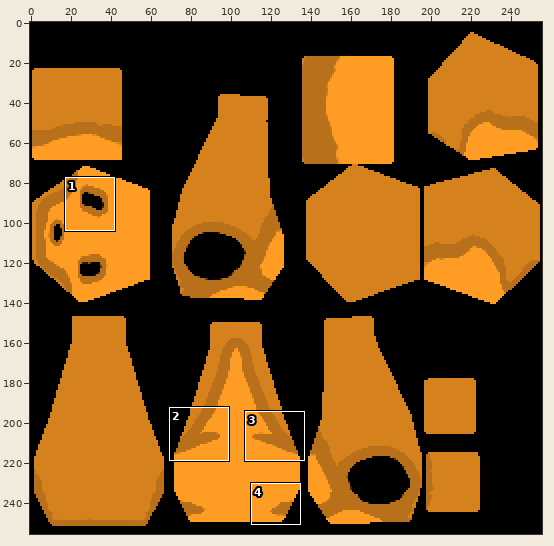
Sprite sheet -- blender_adeleheart/player/player_player_texture.png. The first picture is a wide view before the edit; the outline marks the close-up.
Close-up. Before:
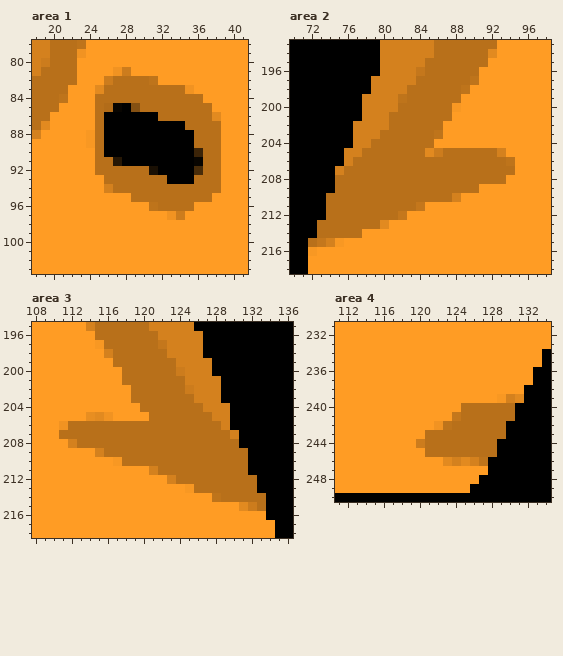
The file is 256x256 pixels. Colours within 5 levels of each other are drawn and written as one. Shown: area 1: x 18..41, y 78..103; area 2: x 70..98, y 193..218; area 3: x 108..136, y 195..218; area 4: x 111..134, y 231..250. The commit also changed other parts of the picture, which this record leaves out.
The result:
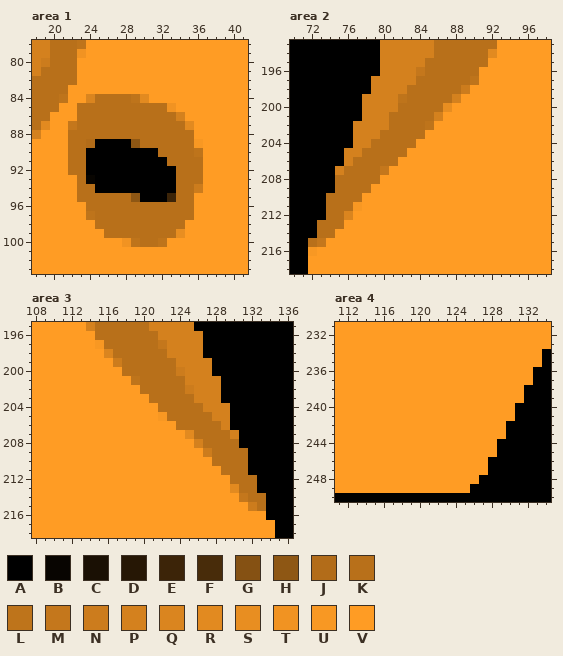
Palette (. is transparent): A #000000  B #080501  C #1a1004  D #261705  E #3c2408  F #482c0a  G #855113  H #8e5714  J #b26c19  K #b8701a  L #be741b  M #c4771c  N #cc7c1d  P #d4811e  Q #da851f  R #e28a20  S #e88e21  T #f19322  U #f89823  V #ff9c24
Difference:
Changed rows in their new state; - is an unchanged pixel.
Area 1:
first column x 22:
 81 -----VV----------
 82 ----VVVVVV-------
 83 ---VVVVVVVVVVV---
 84 --Q----LRVVVVVV--
 85 -KK-KKKK---TVVVV-
 86 -KK-KKKKKK--PVVVV
 87 MKK-KKKKKKKKKRVVV
 88 KKK-KKKKKKKKKKVVV
 89 KKJA---HKKKKKKUVV
 90 KKAA------KKKKLVV
 91 KKAAAA-----KKKKVV
 92 KKAAAAAAAA--KKKVV
 93 -KBAAAAAAAA-KK-VV
 94 -KKAAAAAAAAA--NVV
 95 -KKKKKKHAAAE--VV-
 96 --KKKKKKKK-------
 97 --LKKKKKKKKKKK---
 98 ---KKKKKKKKKK----
 99 ----KKKKKKKKS----
100 ------TLKKL------
Area 2:
first column x 74:
198 ---------------N-----
199 --------------P------
200 -------------SV------
201 ------------PV-------
202 -----------LV--------
203 -----------VV--------
204 ----------VV---------
205 ---------VVVVVVVVVVV-
206 --------VVVVVVVVVVVVV
207 ------MVVVVVVVVVVVVVV
208 ------VVVVVVVVVVVVVV-
209 -----VVVVVVVVVVVV----
210 ----VVVVVVVVVVV------
211 ---UVVVVVVV----------
212 --QVVVVVV------------
213 --VVVVV--------------
214 -VVV-----------------
215 VV-------------------
Area 3:
first column x 111:
198 -----Q---------------
199 ------N--------------
201 -------VL------------
202 --------V------------
203 --------VV-----------
204 ---------VV----------
205 ---VVV----VU---------
206 VVVVVVVVVVVVV--------
207 VVVVVVVVVVVVVVR------
208 -VVVVVVVVVVVVVVP-----
209 ----VVVVVVVVVVVVN----
210 ------VVVVVVVVVVV----
211 ----------VVVVVVVV---
212 ------------VVVVVVV--
213 --------------VVVVVR-
214 -----------------VVVM
215 --------------------V
Area 4:
first column x 120:
239 ---------VVV
240 -----VVVVVV-
241 ----VVVVVVV-
242 --VVVVVVVV--
243 -VVVVVVVVV--
244 VVVVVVVVV---
245 -VVVVVVVV---
246 ---VVVVV----
Boxes around the changes in both close-ups, in picture pixels (x1, y1, x2, y2):
changed: (68, 67, 221, 247)
changed: (326, 85, 515, 247)
changed: (59, 349, 248, 511)
changed: (416, 394, 524, 466)
